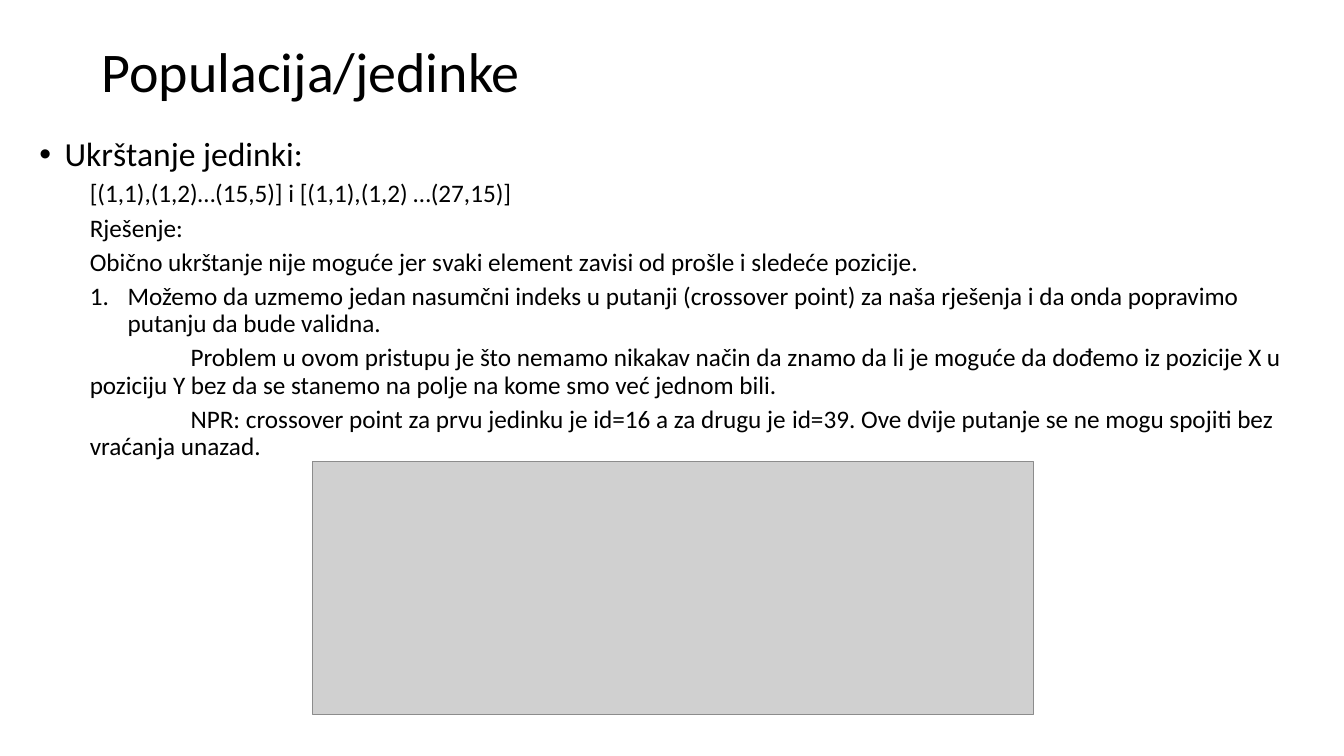
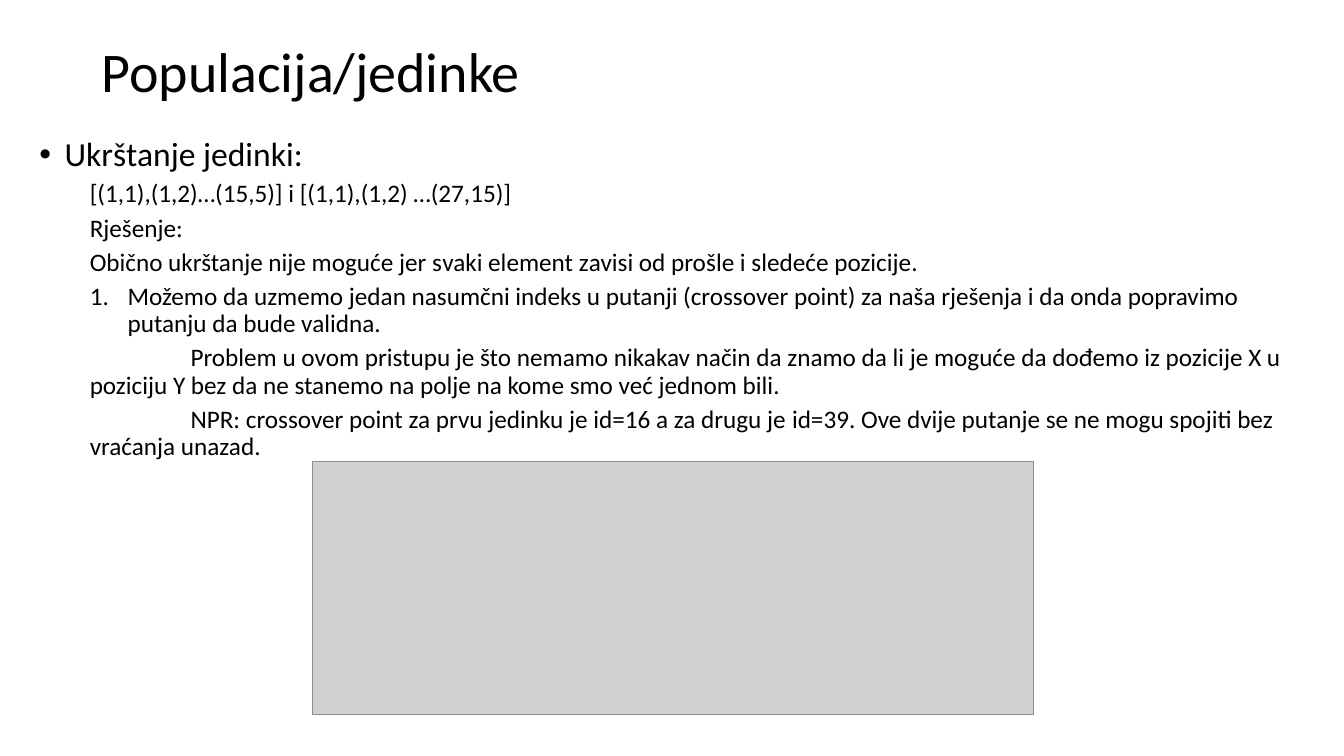
Before and after one commit to LopD/GeneticAlgorithmMazeSolver, a slide deck: slide 6 of Lavirint - Pronalazak izlaza iz lavirinta primenom genetskog.pptx. Drawn at 1344x756 pixels with LibreOffice and Linux fonts; fonts in the diff are those of the drawing; grey boxes stand for pictures. Boxes give left, top, right and bottom in pixels: in the first picture for what was removed or moved away, otherwise in the second. Text is boxed around its words. In the diff, an @@ line names an element or a change of style, - is before the commit and + after.

```diff
--- a/Lavirint - Pronalazak izlaza iz lavirinta primenom genetskog.pptx
+++ b/Lavirint - Pronalazak izlaza iz lavirinta primenom genetskog.pptx
@@ text at <box>90,348,1280,399</box>: text changed @@
-  Problem u ovom pristupu je što nemamo nikakav način da znamo da li je moguće da dođemo iz pozicije X u poziciju Y bez da se stanemo na polje na kome smo već jednom bili.
+  Problem u ovom pristupu je što nemamo nikakav način da znamo da li je moguće da dođemo iz pozicije X u poziciju Y bez da ne stanemo na polje na kome smo već jednom bili.
```
Also in this commit, not shown: 3 other slides changed, 1 slide added, 3 slides removed, 8 other files.
